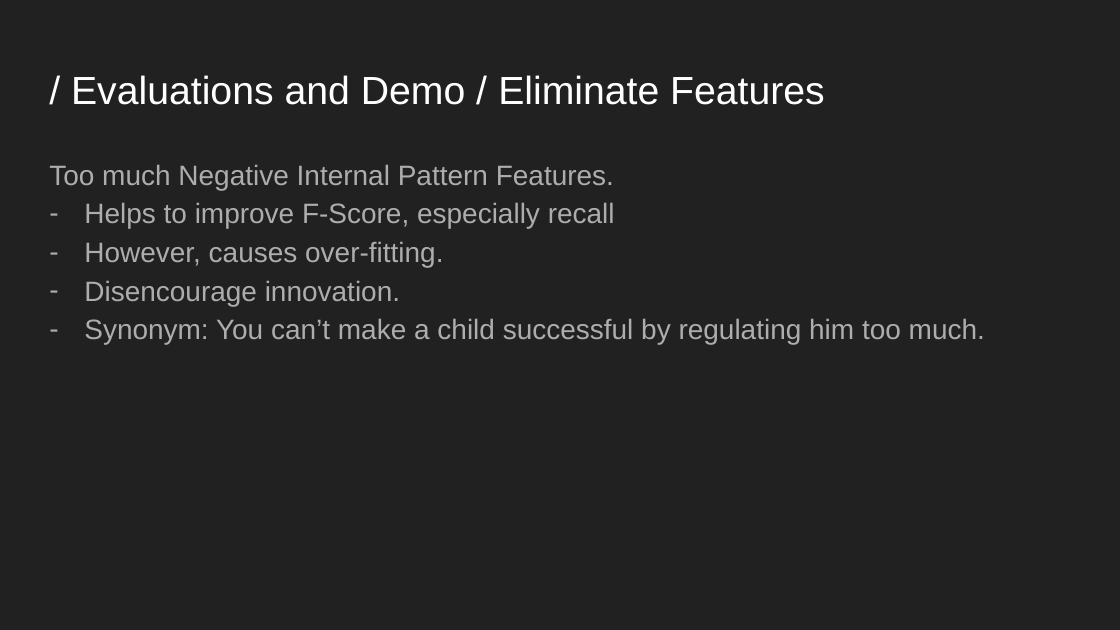
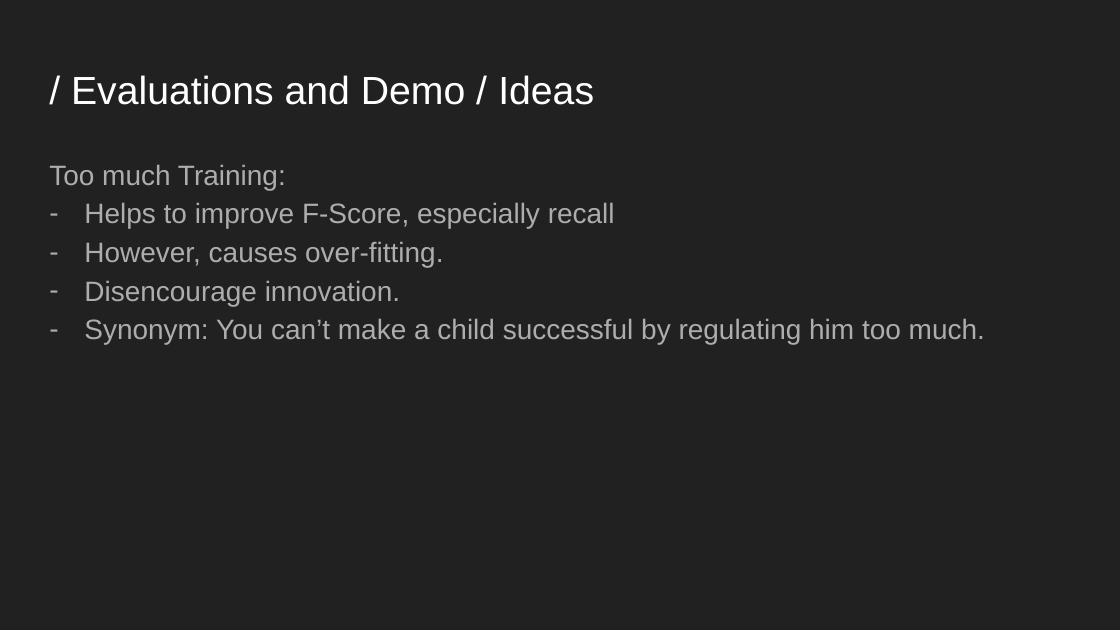
Before and after one commit to YanzhenHuang/CISC3025-Name-Entity, a slide deck: slide 21 of CISC3025-Project3-Presentation.pptx (slide 22 before the commit). Drawn at 1120x630 pixels with LibreOffice and Linux fonts; fonts in the diff are those of the drawing. Boxes give left, top, right and bottom in pixels: in the first picture for what was removed or moved away, otherwise in the second. Text is boxed around its words. In the diff, an @@ line names an element or a change of style, - is before the commit and + after.

```diff
--- a/CISC3025-Project3-Presentation.pptx
+++ b/CISC3025-Project3-Presentation.pptx
@@ title at (x1=71, y1=75, x2=594, y2=105): text changed @@
-/ Evaluations and Demo / Eliminate Features
+/ Evaluations and Demo / Ideas
@@ text at (x1=49, y1=164, x2=286, y2=190): text changed @@
-Too much Negative Internal Pattern Features.
+Too much Training:
```
Also in this commit, not shown: 4 other slides changed.
